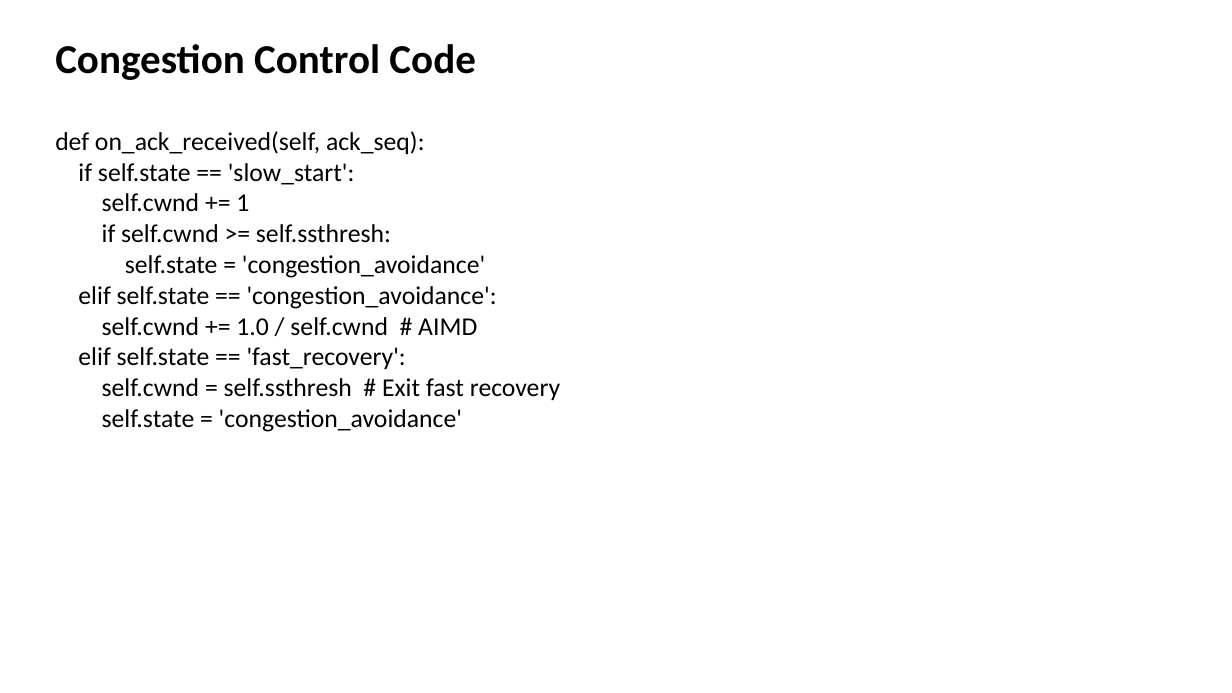
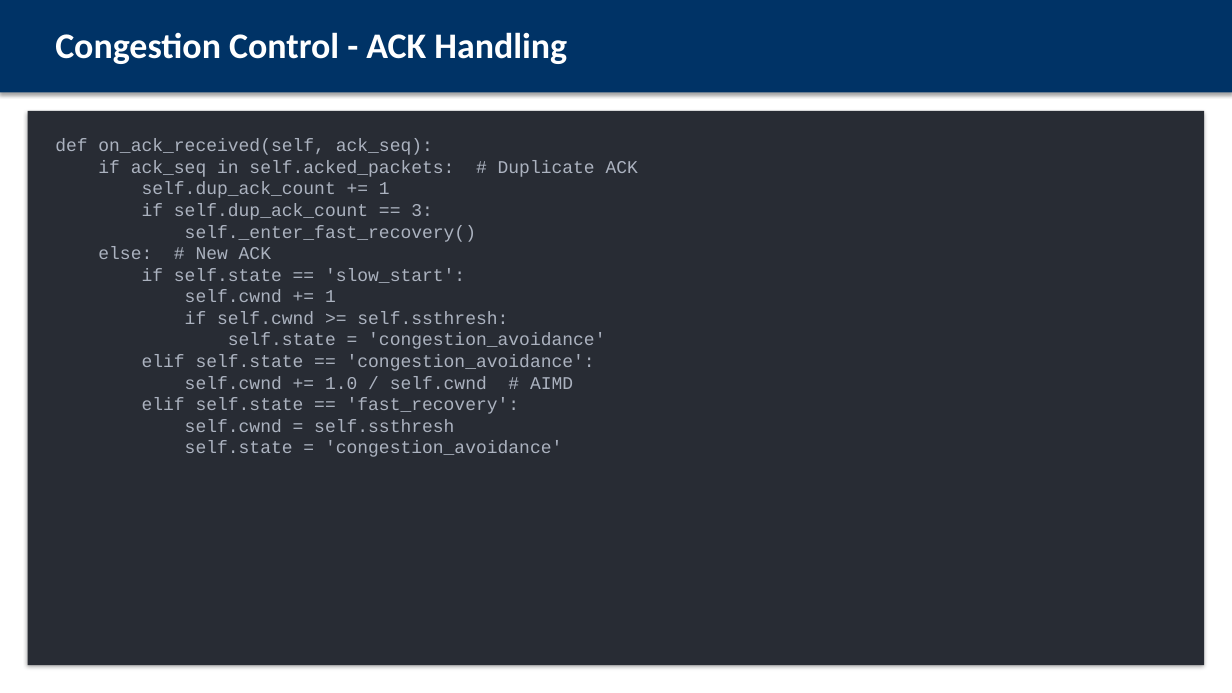
Before and after one commit to wuzhi456/cn_proj, a slide deck: slide 6 of presentation.pptx. Drawn at 1232x693 pixels with LibreOffice and Linux fonts; fonts in the diff are those of the drawing. Boxes give left, top, right and bottom in pixels: in the first picture for what was removed or moved away, otherwise in the second. Text is boxed around its words. In the diff, an @@ line names an element or a change of style, - is before the commit and + after.

```diff
--- a/presentation.pptx
+++ b/presentation.pptx
@@ rectangle added at box(0, 0, 1232, 92), fill #003366 @@
@@ text at box(55, 32, 567, 64): text changed; size 32 to 28 pt; text colour #000000 to #FFFFFF @@
-Congestion Control Code
+Congestion Control - ACK Handling
@@ rectangle added at box(28, 111, 1204, 665), fill #282C34 @@
@@ text "def on_ack_received(self, ack_seq):": place and size @@
-text "def on_ack_received(self, ack_seq):" at box(55, 131, 560, 432)
+text "def on_ack_received(self, ack_seq):" at box(55, 139, 638, 457)
@@ text at box(55, 139, 605, 457): size 20 to 14 pt, font Calibri to Courier New, text colour #000000 to #ABB2BF in "def on_ack_received(self, ack_seq):", "if self.state == 'slow_start':", "self.cwnd += 1", "if self.cwnd >= self.ssthresh:" and 5 more places @@
@@ text at box(98, 160, 638, 259): paragraphs added @@
+if ack_seq in self.acked_packets: # Duplicate ACK
+self.dup_ack_count += 1
+if self.dup_ack_count == 3:
+self._enter_fast_recovery()
+else: # New ACK
@@ text at box(185, 419, 454, 432): text changed; size 20 to 14 pt; font Calibri to Courier New; text colour #000000 to #ABB2BF @@
-self.cwnd = self.ssthresh # Exit fast recovery
+self.cwnd = self.ssthresh
```
Also in this commit, not shown: 9 other slides changed, 6 slides added, 5 slides removed.
